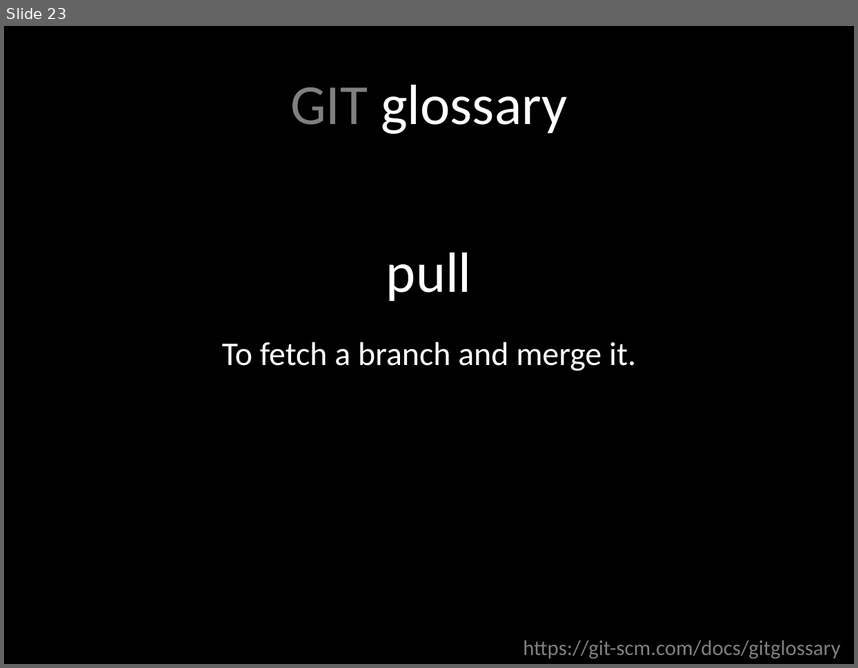
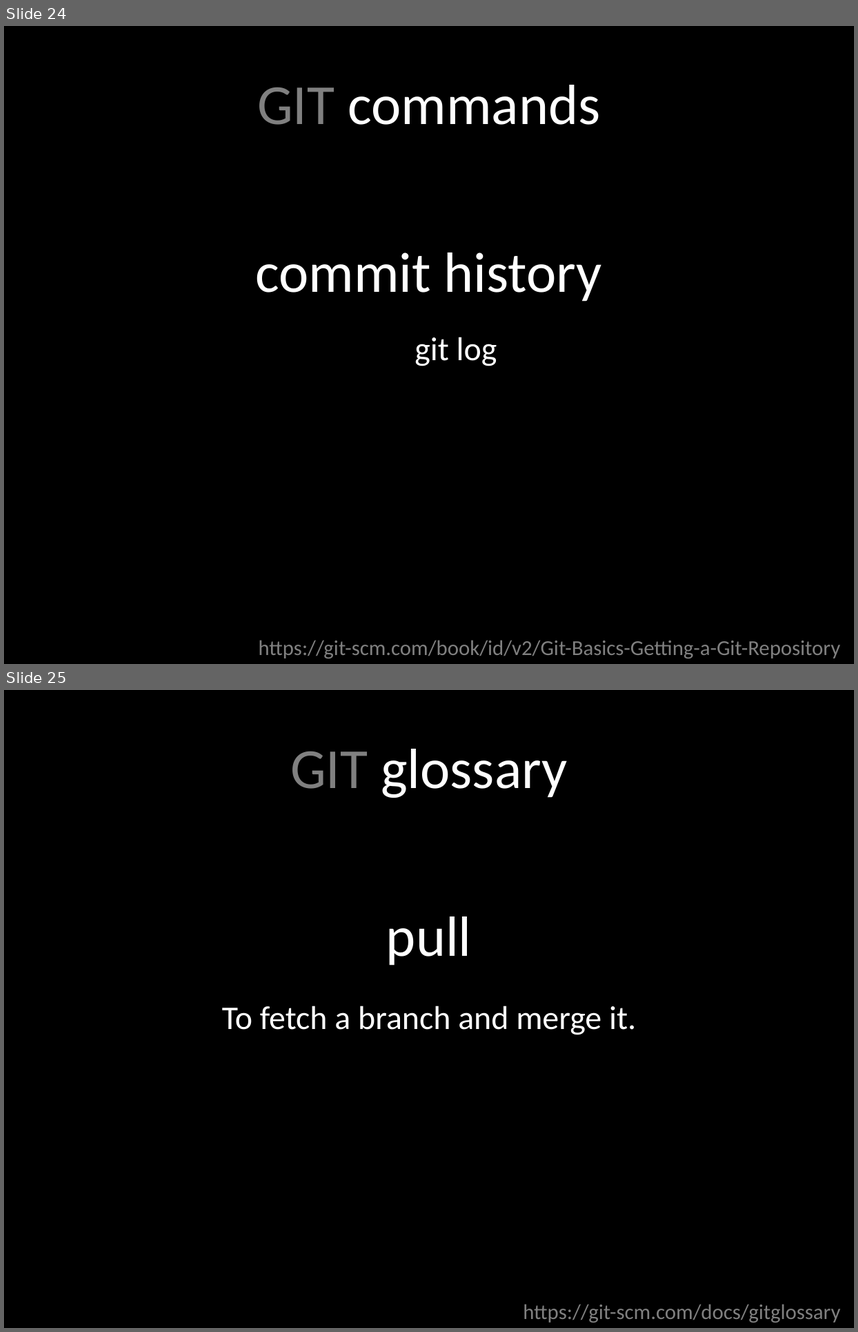
Before and after one commit to rocboronat/from-cvs-to-git, a slide deck: From CVS to GIT.pptx. Shown one above the other, each under a label of ours: slide 23 before the commit, slides 24 and 25 after it. The pictures are 858x668 and 858x1332 pixels, drawn with LibreOffice and Linux fonts; fonts in the diff are those of the drawing. Boxes give left, top, right and bottom in pixels: in the first picture for what was removed or moved away, otherwise in the second. Text is boxed around its words. In the diff, an @@ line names an element or a change of style, - is before the commit and + after.

Commit message:
Add more commands to the Powerpoint

```diff
--- a/From CVS to GIT.pptx
+++ b/From CVS to GIT.pptx
@@ slide 24 added at bbox=[4, 26, 854, 664], background #000000 @@
@@ text added at bbox=[257, 85, 600, 125], 48 pt, text #FFFFFF @@
+GIT commands
@@ text added at bbox=[256, 252, 602, 301], 48 pt, text #FFFFFF @@
+commit history
@@ text added at bbox=[415, 336, 497, 366], 28 pt, text #FFFFFF @@
+git log
@@ text added at bbox=[259, 639, 841, 658], 18 pt, text #808080 @@
+https://git-scm.com/book/id/v2/Git-Basics-Getting-a-Git-Repository
@@ what was slide 23 is now slide 25 @@
```
Also in this commit, not shown: 1 slide changed, 1 other slide added.
